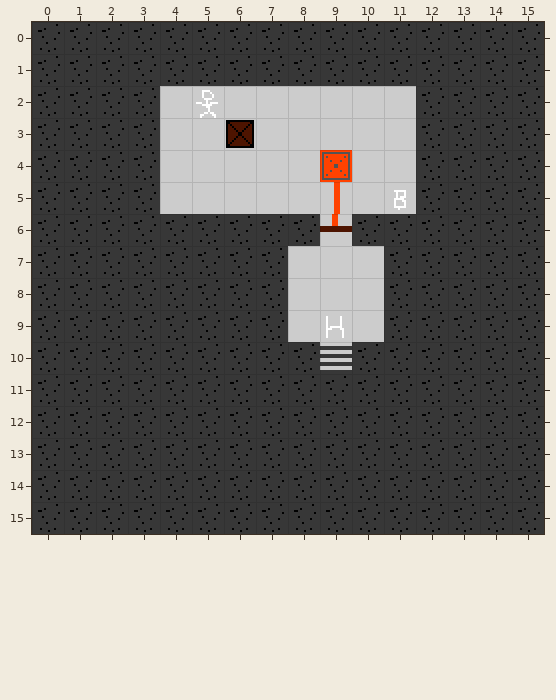
Level history. Tiled map: assets/levels/level2.tmx. The picture above is the old version.
Cells are 16x16 px. Shown: x 0..15, y 0..15.
After the commit:
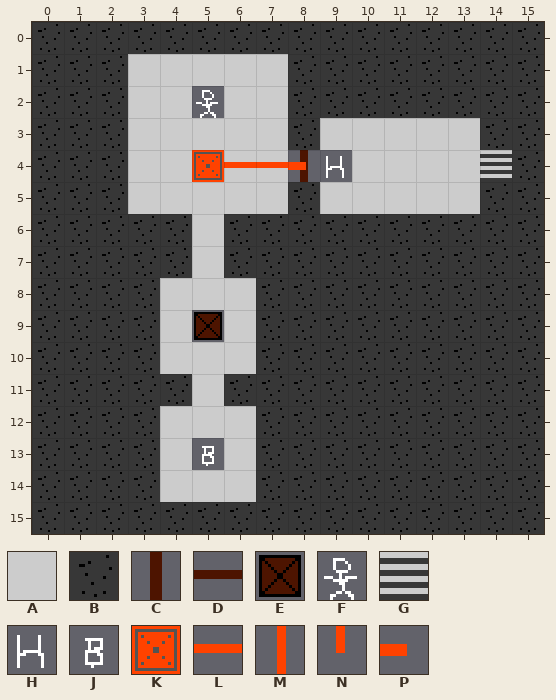
Key: from "tileset": A 0, B 1, C 2, D 4, E 8, F 10, G 11, H 13, J 14, K 20, L 21, M 22, N 23, P 24.
_ is an empty cell, # one hidden under a higher layer.
Changes in this commit:
Layer "base":
y 1: x 3..7 BBBBB -> AAAAA
y 2: x 3 B -> A; x 5 A -> F; x 8..11 AAAA -> BBBB
y 3: x 3 B -> A; x 8 A -> B; x 12..13 BB -> AA
y 4: x 3 B -> A; x 8..9 A# -> CH; x 12..14 BBB -> AAG
y 5: x 3 B -> A; x 8 A -> B; x 12..13 BB -> AA
y 6: x 5 B -> A; x 9 A -> B
y 7: x 5 B -> A; x 8..10 AAA -> BBB
y 8: x 4..6 BBB -> AAA; x 8..10 AAA -> BBB
y 9: x 4..6 BBB -> AEA; x 8..10 AAA -> BBB
y 10: x 4..6 BBB -> AAA; x 9 # -> B
y 11: x 5 B -> A
y 12: x 4..6 BBB -> AAA
y 13: x 4..6 BBB -> AJA
y 14: x 4..6 BBB -> AAA
Layer "wires":
y 4: x 5..9 ____K -> KLLP_
y 5: x 9 M -> _
y 6: x 9 N -> _
Layer "objects" (removed):
y 2: x 5 F -> _
y 3: x 6 E -> _
y 5: x 11 J -> _
y 6: x 9 D -> _
y 9: x 9 H -> _
y 10: x 9 G -> _
